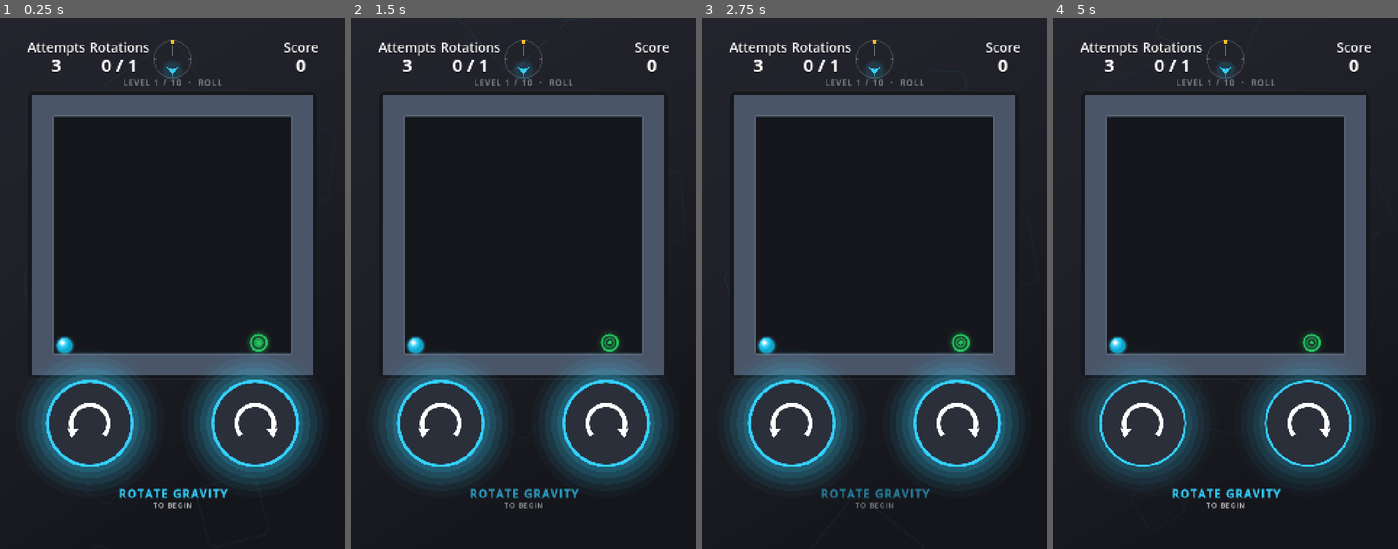
Above: before the commit, frames 1-4 (left to right).
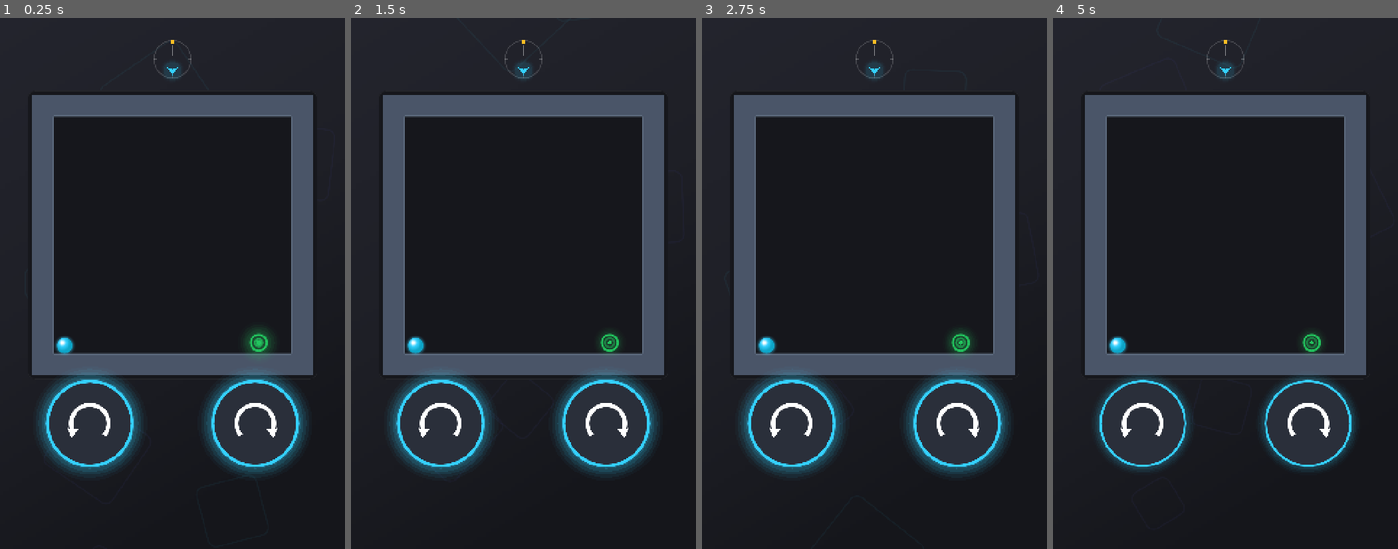
Above: after the commit, the same moments.

Repository: marco-behnke-minit/flipfall-minit
Game: Godot game, scene res://scenes/main.tscn
Two runs of this game, one before a commit and one after it. Both use one fixed random seed, a clock stepped at 60 frames per second and the inputs below.
Inputs (mouse positions are in pixels of both pictures, inside the frame that each line leads up to):
- Up to frame 1 (0.25 s): no input
- Up to frame 2 (1.5 s): move the mouse to (599, 256) at 0.52 s; click (599, 256) at 0.67 s; drag from (454, 310) to (506, 389) at 1.27 s
- Up to frame 3 (2.75 s): move the mouse to (909, 166) at 2.02 s; click (909, 166) at 2.17 s
- Up to frame 4 (5 s): drag from (1208, 389) to (1122, 203) at 2.77 s; move the mouse to (1329, 363) at 3.52 s; click (1329, 363) at 3.67 s; tap Enter at 4.25 s; drag from (1122, 203) to (1173, 150) at 4.27 s

The runs differ from the first frame. In frame 1, 5.3% of the frame differs, in the area x 7-93%, y 4-93%; in frame 2, 5.0%; in frame 3, 5.1%; in frame 4, 6.2%.

Commit message:
Fix the attention halo bleeding over the playfield, and the crowded header
Both reported from a screenshot of the game running in the host.

The halo: DrawUtil.glow() sized its rings as a multiple of the object's radius
(up to 1.75x), so on the 118 px rotate buttons it reached 83 px up into the
playfield frame and washed over the bottom of the room. Blur is now expressed in
pixels, like the canvas2d shadowBlur it stands in for, and each call site passes
the value the original used — 16+26 on the buttons, 14+20 on the compass arrow,
22+16 on the exit. The halo is a ring around the button again.

The header: the real cause was the font. Panel widths are font metrics, and the
layout is authored against the SDK's Lato, so substituting Godot's wider bundled
face pushed the Attempts / Rotations group to within 12 px of the gravity
compass. Godot loads woff2 directly, so assets/fonts/ now carries the SDK's own
Lato and Bowlby One SC, extracted from the woff2 the JS SDK bundles, with their
SIL OFL licences. That alone takes the gap to 39 px and makes the HUD and the
feedback pops match every other Minit drop.

39 px still read as tight against the 264 px going unused on the right — the
compass is centred while the left group is two panels against Score's one — so
the header padding drops from 75 to 48. Padding is the SDK's documented
positioning knob and 48 is the safe-area inset the rest of the layout already
uses, so the bar now spans it exactly. Gap: 66 px. This is the one number that
departs from DESIGN.md's layout table, and the README says so.

tools/measure_hud.gd prints the geometry these decisions were made from, so the
next person does not have to eyeball it either.

Diff:
--- a/src/constants.gd
+++ b/src/constants.gd
@@ -30,7 +30,12 @@
 const COMPASS := Vector2(480, 115)
 const COMPASS_R := 52.0
 const HUD_Y := 60.0
-const HUD_PAD := 75.0
+# DESIGN.md specifies 75, but the compass sits in the dead centre of the bar and
+# the left group is two panels against Score's one, so at 75 the Attempts /
+# Rotations block came within 39 px of the dial while 264 px went unused on the
+# right. Padding is the SDK's documented positioning knob, and 48 is the safe-area
+# inset the rest of the layout already uses, so the bar now spans it exactly.
+const HUD_PAD := 48.0
 
 # Orb / simulation. Tuned so a full-width traverse takes about a second: fast
 # enough to feel momentum, slow enough that mid-flight rotations are a fair ask
--- a/src/draw_util.gd
+++ b/src/draw_util.gd
@@ -50,50 +50,69 @@
 
 ## A soft radial glow, standing in for canvas2d's `shadowBlur`. Cheap enough to
 ## run per-frame: a handful of concentric translucent discs.
-static func glow(ci: CanvasItem, centre: Vector2, radius: float, color: Color, strength: float = 1.0, rings: int = 5) -> void:
+##
+## `blur` is the reach beyond `radius` in pixels, matching shadowBlur's units.
+## It used to be a multiple of the radius, which made the halo scale with the
+## object — on the 118 px rotate buttons that reached 83 px up into the
+## playfield frame. Call sites now pass the same blur the original did.
+static func glow(ci: CanvasItem, centre: Vector2, radius: float, color: Color,
+		blur: float, strength: float = 1.0, rings: int = 5) -> void:
+	if blur <= 0.0 or strength <= 0.0:
+		return
 	for i in range(rings, 0, -1):
 		var t := float(i) / rings
 		var c := color
 		c.a = color.a * strength * 0.10 * (1.0 - t + 0.25)
-		ci.draw_circle(centre, radius * (1.0 + t * 0.75), c)
+		ci.draw_circle(centre, radius + blur * t, c)
 
 
 # --- fonts ------------------------------------------------------------------
 #
-# The original picks up the device's system-ui face at several weights. Godot
-# web builds ship one bundled face, so the weights are synthesised with
-# FontVariation rather than pulling extra font files into the .pck.
+# The real SDK faces, not substitutes: Lato for the HUD and Bowlby One SC for
+# the feedback pops, extracted from the JS SDK's bundled woff2 (both SIL OFL,
+# licences alongside them in assets/fonts). Godot loads woff2 directly.
+#
+# This is not only cosmetic. Panel widths are font metrics, and the layout in
+# DESIGN.md is authored against Lato's — a wider substitute pushed the Attempts /
+# Rotations group to within 12 px of the gravity compass.
+
+const LATO_REGULAR := "res://assets/fonts/Lato-Regular.woff2"
+const LATO_BOLD := "res://assets/fonts/Lato-Bold.woff2"
+const BOWLBY := "res://assets/fonts/BowlbyOneSC-Regular.woff2"
 
 static var _faces: Dictionary = {}
 
 
-static func face(embolden: float = 0.0) -> Font:
-	var key := snappedf(embolden, 0.01)
-	if not _faces.has(key):
-		if is_zero_approx(embolden):
-			_faces[key] = ThemeDB.fallback_font
-		else:
-			var v := FontVariation.new()
-			v.base_font = ThemeDB.fallback_font
-			v.variation_embolden = embolden
-			_faces[key] = v
-	return _faces[key]
+static func _load(path: String) -> Font:
+	if not _faces.has(path):
+		var f := load(path)
+		if f == null:
+			push_warning("[flipfall] missing font %s, falling back" % path)
+			f = ThemeDB.fallback_font
+		_faces[path] = f
+	return _faces[path]
 
 
+## HUD labels and body text.
 static func regular() -> Font:
-	return face(0.0)
+	return _load(LATO_REGULAR)
 
 
+## Lato ships Regular and Bold only, so the in-between weight the original got
+## from `600` is the bold face — closer than emboldening the regular one.
 static func semibold() -> Font:
-	return face(0.35)
+	return _load(LATO_BOLD)
 
 
 static func bold() -> Font:
-	return face(0.6)
+	return _load(LATO_BOLD)
 
 
-static func heavy() -> Font:
-	return face(0.9)
+## Feedback pops only. Bowlby One SC is a heavy small-caps display face, which is
+## what the SDK uses for those and nothing else — the bottom pill's "ROTATE
+## GRAVITY" / "RETRY" are plain bold in the original and stay on Lato.
+static func display() -> Font:
+	return _load(BOWLBY)
 
 
 ## Baseline y for text whose vertical centre should sit at `centre_y` — the
--- a/src/hud.gd
+++ b/src/hud.gd
@@ -67,7 +67,8 @@
 	# Fixed gravity arrow — down is always down.
 	var s := 1.0 + compass_pulse * 0.16
 	draw_set_transform(o, 0.0, Vector2(s, s))
-	DrawUtil.glow(self, Vector2(0, r - 20), 20.0, Const.C_ORB, 0.6 + compass_pulse * 1.2, 4)
+	DrawUtil.glow(self, Vector2(0, r - 20), 20.0, Const.C_ORB,
+		14.0 + compass_pulse * 20.0, 0.6 + compass_pulse * 1.2, 4)
 	draw_colored_polygon(PackedVector2Array([
 		Vector2(0, r - 8), Vector2(-15, r - 30), Vector2(0, r - 24), Vector2(15, r - 30),
 	]), Const.C_ORB)
@@ -86,7 +87,8 @@
 	draw_set_transform(c, 0.0, Vector2(press, press))
 
 	if attention:
-		DrawUtil.glow(self, Vector2.ZERO, Const.ROT_R, Const.C_ORB, (0.5 + glow_t * 0.9) * alpha)
+		DrawUtil.glow(self, Vector2.ZERO, Const.ROT_R, Const.C_ORB,
+			16.0 + glow_t * 26.0, (0.5 + glow_t * 0.9) * alpha)
 
 	var fill := Color("#3B4658") if held else Color("#2A2F3A")
 	fill.a = alpha
@@ -138,7 +140,7 @@
 
 	if mode == "hint":
 		var p := (sin(time_ms * 0.004) + 1.0) / 2.0
-		var big := DrawUtil.heavy()
+		var big := DrawUtil.bold()
 		var small := DrawUtil.semibold()
 		var c1 := Const.C_ORB
 		c1.a = 0.55 + p * 0.45
@@ -161,7 +163,7 @@
 			g + Vector2(17, -14), g + Vector2(6, -3), g + Vector2(22, 2),
 		]), Const.C_SPIKE)
 
-		var big := DrawUtil.heavy()
+		var big := DrawUtil.bold()
 		DrawUtil.draw_tracked(self, big, 27, Vector2(26, DrawUtil.middle_baseline(big, 27, -9.0)),
 			"RETRY", Const.C_SPIKE, 2.0, 0.5)
 		var small := DrawUtil.semibold()
--- a/src/room_view.gd
+++ b/src/room_view.gd
@@ -218,7 +218,7 @@
 func _draw_exit(o: Vector2) -> void:
 	var centre := o + Vector2(Const.CELL, Const.CELL) / 2.0
 	var p := (sin(time_ms * 0.0035) + 1.0) / 2.0
-	DrawUtil.glow(self, centre, 22.0, Const.C_EXIT, 0.7 + p * 0.5)
+	DrawUtil.glow(self, centre, 22.0, Const.C_EXIT, 22.0 + p * 16.0, 0.7 + p * 0.5)
 	DrawUtil.stroke_arc(self, centre, 22.0, 0.0, TAU, Const.C_EXIT, 5.0)
 	var inner := Const.C_EXIT
 	inner.a = 0.45 + p * 0.35
--- a/src/ui/feedback.gd
+++ b/src/ui/feedback.gd
@@ -37,7 +37,7 @@
 
 
 func _show(text: String, variant: String) -> void:
-	var font := DrawUtil.heavy()
+	var font := DrawUtil.display()
 	var w := font.get_string_size(text, HORIZONTAL_ALIGNMENT_LEFT, -1, SIZE).x
 	_pops.append({
 		"text": text,
@@ -60,7 +60,7 @@
 
 
 func _draw() -> void:
-	var font := DrawUtil.heavy()
+	var font := DrawUtil.display()
 	var centre := Vector2(Const.DESIGN_W / 2.0, Const.DESIGN_H / 2.0)
 
 	for pop in _pops:
--- /dev/null
+++ b/tools/measure_hud.gd
@@ -0,0 +1,54 @@
+extends SceneTree
+## Print the HUD's real geometry in design coordinates.
+##
+##   godot --headless --script res://tools/measure_hud.gd
+##
+## The layout is authored against a 960x1480 surface, but panel widths depend on
+## the font, and this build substitutes Godot's bundled face for the SDK's Lato.
+## So the crowding has to be measured rather than assumed.
+
+func _initialize() -> void:
+	var label_font := DrawUtil.regular()
+	var value_font := DrawUtil.bold()
+
+	print("design width: %d, safe area: %d..%d" % [
+		Const.DESIGN_W, Const.DESIGN_W * Const.SAFE_INSET,
+		Const.DESIGN_W * (1.0 - Const.SAFE_INSET)])
+	print("header padding: %d, label %dpx, value %dpx" % [Const.HUD_PAD, 36, 48])
+	print("")
+
+	var panels := [["Attempts", "3"], ["Rotations", "0 / 12"], ["Score", "12871"]]
+	for p in panels:
+		var lw := label_font.get_string_size(p[0], HORIZONTAL_ALIGNMENT_LEFT, -1, 36).x
+		var vw := value_font.get_string_size(p[1], HORIZONTAL_ALIGNMENT_LEFT, -1, 48).x
+		print("panel %-10s label %6.1f  value %6.1f  -> width %6.1f" % [p[0], lw, vw, maxf(60.0, maxf(lw, vw))])
+
+	var attempts_w: float = maxf(60.0, label_font.get_string_size("Attempts", HORIZONTAL_ALIGNMENT_LEFT, -1, 36).x)
+	var rotations_w: float = maxf(60.0, label_font.get_string_size("Rotations", HORIZONTAL_ALIGNMENT_LEFT, -1, 36).x)
+	var score_w: float = maxf(60.0, label_font.get_string_size("Score", HORIZONTAL_ALIGNMENT_LEFT, -1, 36).x)
+
+	var left_end := Const.HUD_PAD + attempts_w + 12.0 + rotations_w
+	var score_start := Const.DESIGN_W - Const.HUD_PAD - score_w
+	var compass_l := Const.COMPASS.x - Const.COMPASS_R
+	var compass_r := Const.COMPASS.x + Const.COMPASS_R
+
+	print("")
+	print("left group  : %.0f .. %.0f" % [Const.HUD_PAD, left_end])
+	print("compass     : %.0f .. %.0f" % [compass_l, compass_r])
+	print("score panel : %.0f .. %.0f" % [score_start, Const.DESIGN_W - Const.HUD_PAD])
+	print("gap left-group -> compass : %.0f px" % (compass_l - left_end))
+	print("gap compass -> score      : %.0f px" % (score_start - compass_r))
+
+	print("")
+	var pit_bottom := Const.PF_Y + Const.PF_SIZE + Const.PIT_PAD
+	var button_top := Const.ROT_CCW.y - Const.ROT_R
+	print("playfield frame bottom : %.0f" % pit_bottom)
+	print("rotate button top      : %.0f  (clearance %.0f px)" % [button_top, button_top - pit_bottom])
+	# The attention halo used to overlap the playfield; it now reaches the same
+	# distance the original's shadowBlur did, at its widest pulse.
+	var halo_top := Const.ROT_CCW.y - (Const.ROT_R + 16.0 + 26.0)
+	var overlap := pit_bottom - halo_top
+	print("attention halo top     : %.0f  (%s)" % [halo_top,
+		"OVERLAPS the frame by %.0f px" % overlap if overlap > 0.0
+		else "clears the frame by %.0f px" % -overlap])
+	quit()
Not shown, added: assets/fonts/BowlbyOneSC-OFL.txt
Not shown, added: assets/fonts/BowlbyOneSC-Regular.woff2
Not shown, added: assets/fonts/BowlbyOneSC-Regular.woff2.import
Not shown, added: assets/fonts/Lato-Bold.woff2
Not shown, added: assets/fonts/Lato-Bold.woff2.import
Not shown, added: assets/fonts/Lato-OFL.txt
Not shown, added: assets/fonts/Lato-Regular.woff2
Not shown, added: assets/fonts/Lato-Regular.woff2.import
Not shown, added: tools/measure_hud.gd.uid
Not shown, changed: README.md
